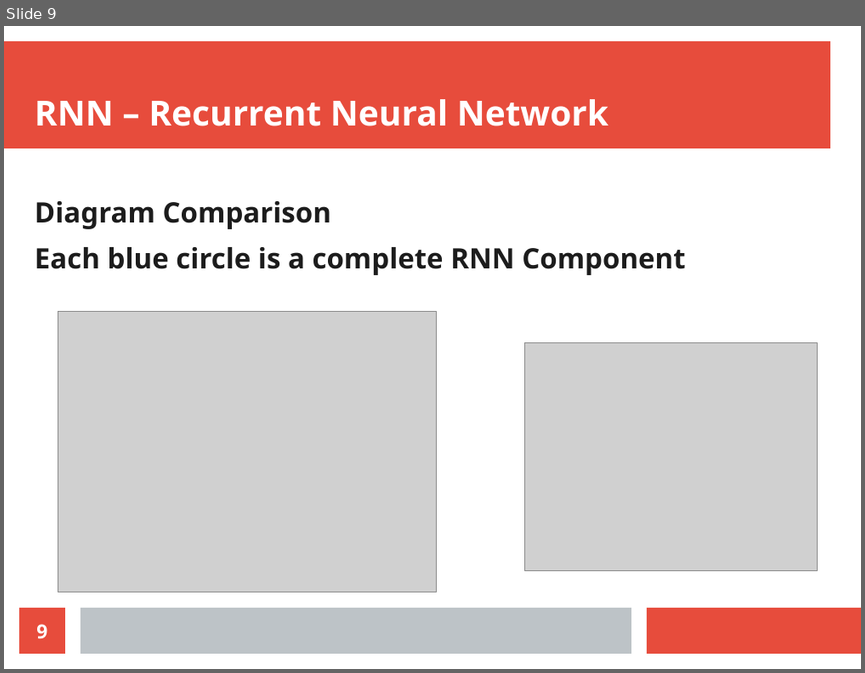
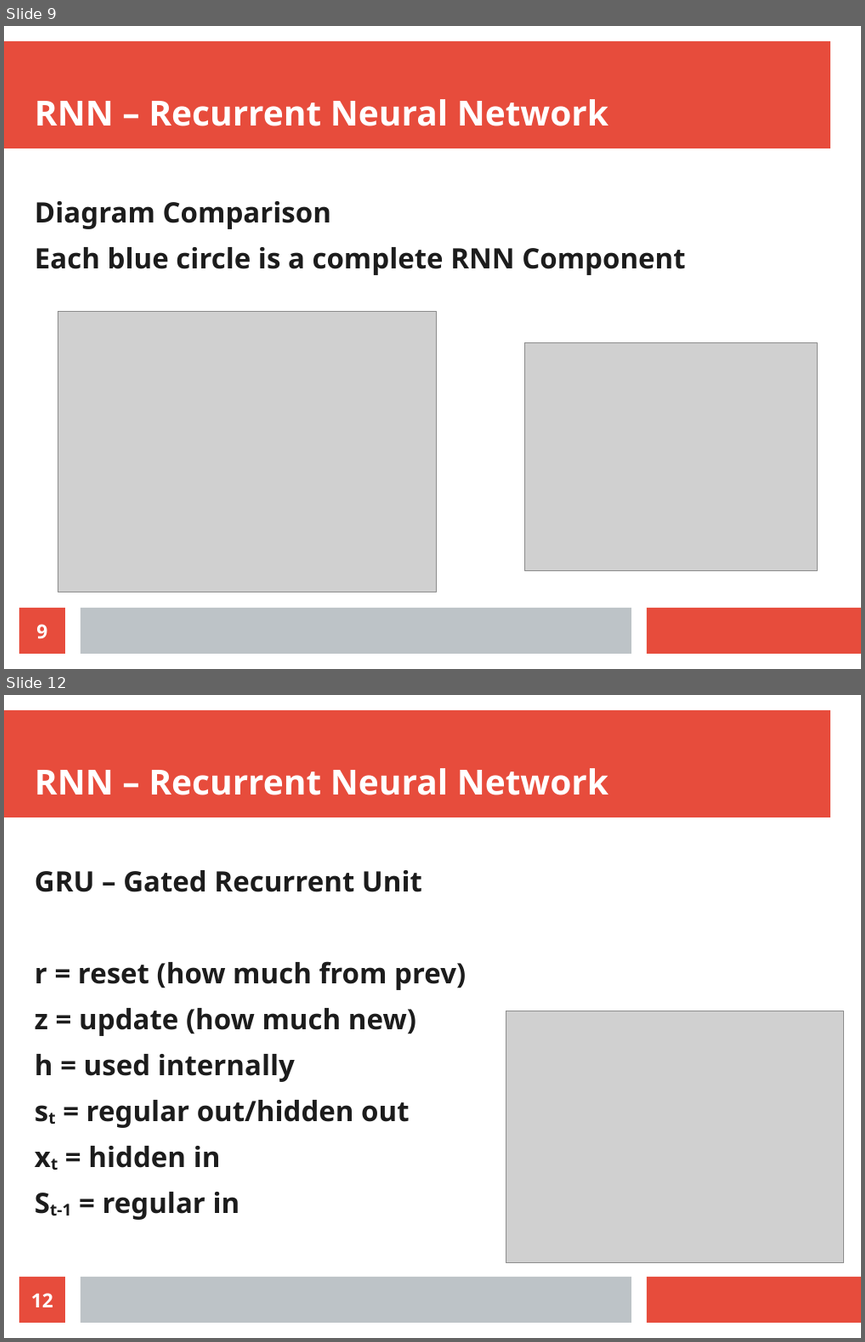
Before and after one commit to radiodee1/liebman_spring20, a slide deck: pdf/thesis_presentation.odp. Shown one above the other, each under a label of ours: slide 9 before the commit, slides 9 and 12 after it; the slides between them are not shown. The pictures are 865x673 and 865x1342 pixels, drawn with LibreOffice and Linux fonts; fonts in the diff are those of the drawing; grey boxes stand for pictures. Boxes give left, top, right and bottom in pixels: in the first picture for what was removed or moved away, otherwise in the second. Text is boxed around its words. In the diff, an @@ line names an element or a change of style, - is before the commit and + after.

```diff
--- a/pdf/thesis_presentation.odp
+++ b/pdf/thesis_presentation.odp
@@ slide 12 added at [4, 695, 861, 1338], background #FFFFFF; not listed: 3 template elements that a slide beside it also shows @@
@@ title added at [35, 768, 608, 795], 32 pt, text #FFFFFF, bold @@
+RNN – Recurrent Neural Network
@@ text added at [35, 870, 466, 1219], 26 pt, text #1C1C1C, bold @@
+GRU – Gated Recurrent Unit
+r = reset (how much from prev)
+z = update (how much new)
+h = used internally
+st = regular out/hidden out
+xt = hidden in
+St-1 = regular in
@@ picture added at [506, 1010, 844, 1263] @@
@@ page number added at [19, 1276, 65, 1322], fill #E74C3C, 18 pt, text #FFFFFF, bold @@
+12
```
Also in this commit, not shown: 7 other slides added, 2 other files.
